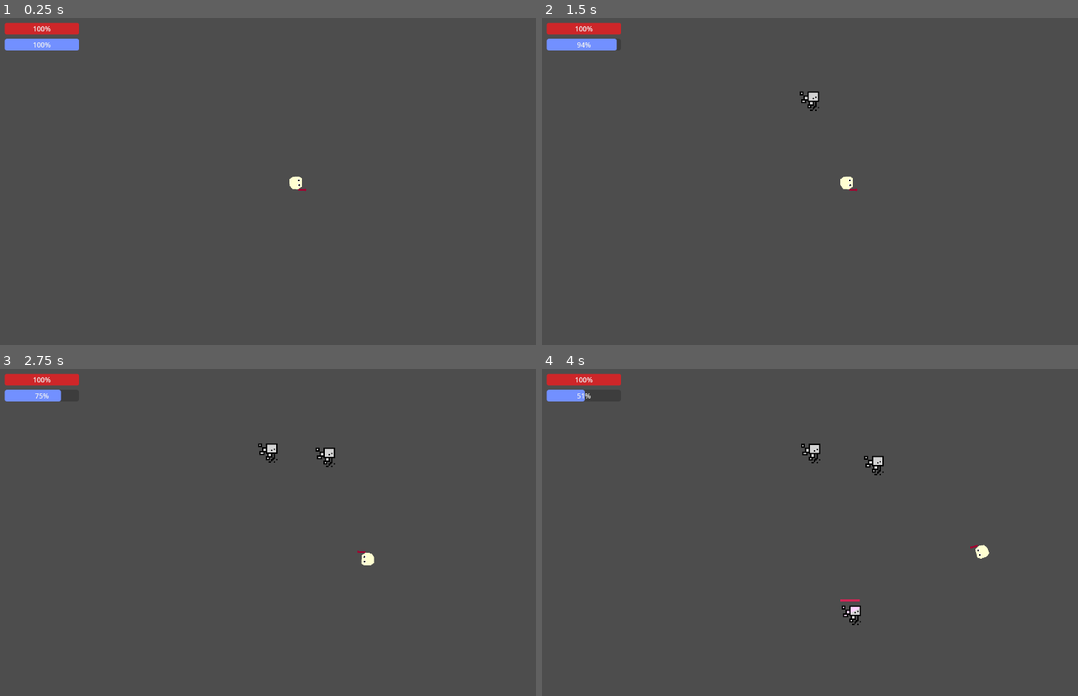
Above: before the commit, frames 1-4 (two rows, left to right).
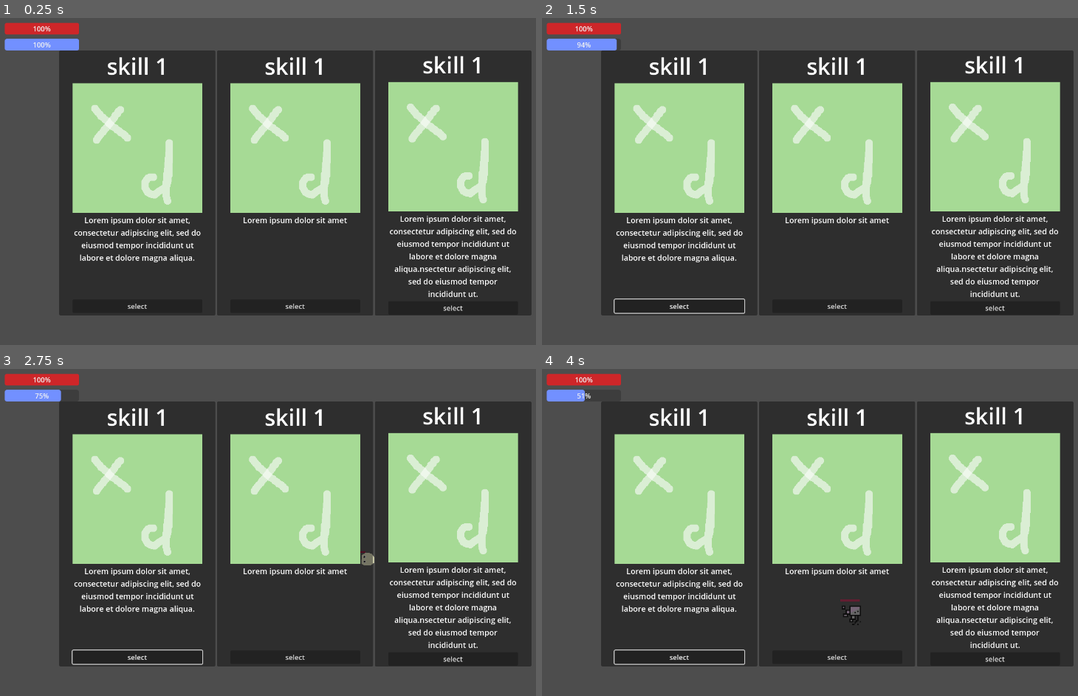
Above: after the commit, the same moments.

Repository: mncc8337/blashout
Game: Godot game, scene res://scenes/main.tscn
Two runs of this game, one before a commit and one after it. Both use one fixed random seed, a clock stepped at 60 frames per second and the inputs below.
Inputs (mouse positions are in pixels of both pictures, inside the frame that each line leads up to):
- Up to frame 1 (0.25 s): no input
- Up to frame 2 (1.5 s): click (681, 305) at 0.5 s, where only the run after the commit has a clickable "select"; move the mouse to (965, 165) at 1.27 s; hold D (right) from 1.28 s (still down); hold Shift (run) from 1.28 s (still down)
- Up to frame 3 (2.75 s): move the mouse to (176, 552) at 2.02 s; release D (right) at 2.03 s; release Shift (run) at 2.03 s; hold S (down) from 2.03 s (still down); tap Shift (run) at 2.1 s
- Up to frame 4 (4 s): move the mouse to (895, 460) at 2.77 s; release S (down) at 2.78 s; hold D (right) 2.78-3.53 s; hold Shift (run) 2.78-3.53 s; move the mouse to (810, 601) at 3.52 s; hold W (up) from 3.53 s (still down); tap Shift (run) at 3.6 s

The runs differ from the first frame. In frame 1, 70% of the frame differs, in the area x 11-100%, y 9-91%; in frame 2, 70%; in frame 3, 70%; in frame 4, 70%.

Commit message:
skill panel fix

Diff:
--- a/scenes/main.tscn
+++ b/scenes/main.tscn
@@ -43,7 +43,7 @@
 font_size = 52
 
 [sub_resource type="LabelSettings" id="LabelSettings_uawwg"]
-font_size = 24
+font_size = 18
 
 [node name="main" type="Node2D"]
 script = ExtResource("1_s6gpx")
@@ -135,7 +135,6 @@
 text = "pls let me try again"
 
 [node name="skill_board" type="CanvasLayer" parent="."]
-visible = false
 
 [node name="HBoxContainer" type="HBoxContainer" parent="skill_board"]
 anchors_preset = -1
@@ -152,11 +151,16 @@
 
 [node name="VBoxContainer" type="VBoxContainer" parent="skill_board/HBoxContainer/Panel"]
 layout_mode = 1
-anchors_preset = 15
-anchor_right = 1.0
+anchors_preset = 13
+anchor_left = 0.5
+anchor_right = 0.5
 anchor_bottom = 1.0
-grow_horizontal = 2
-grow_vertical = 2
+offset_left = -150.0
+offset_right = 150.0
+offset_bottom = -6.0
+grow_horizontal = 2
+grow_vertical = 2
+alignment = 1
 
 [node name="Label" type="Label" parent="skill_board/HBoxContainer/Panel/VBoxContainer"]
 layout_mode = 2
@@ -178,17 +182,27 @@
 vertical_alignment = 1
 autowrap_mode = 3
 
+[node name="Button" type="Button" parent="skill_board/HBoxContainer/Panel/VBoxContainer"]
+layout_mode = 2
+size_flags_vertical = 10
+text = "select"
+
 [node name="Panel2" type="Panel" parent="skill_board/HBoxContainer"]
 layout_mode = 2
 size_flags_horizontal = 3
 
 [node name="VBoxContainer" type="VBoxContainer" parent="skill_board/HBoxContainer/Panel2"]
 layout_mode = 1
-anchors_preset = 15
-anchor_right = 1.0
+anchors_preset = 13
+anchor_left = 0.5
+anchor_right = 0.5
 anchor_bottom = 1.0
-grow_horizontal = 2
-grow_vertical = 2
+offset_left = -150.0
+offset_right = 150.0
+offset_bottom = -6.0
+grow_horizontal = 2
+grow_vertical = 2
+alignment = 1
 
 [node name="Label" type="Label" parent="skill_board/HBoxContainer/Panel2/VBoxContainer"]
 layout_mode = 2
@@ -204,11 +218,16 @@
 
 [node name="Label2" type="Label" parent="skill_board/HBoxContainer/Panel2/VBoxContainer"]
 layout_mode = 2
-text = "Lorem ipsum dolor sit amet, consectetur adipiscing elit, sed do eiusmod tempor incididunt ut labore et dolore magna aliqua."
+text = "Lorem ipsum dolor sit amet"
 label_settings = SubResource("LabelSettings_uawwg")
 horizontal_alignment = 1
 vertical_alignment = 1
 autowrap_mode = 3
+
+[node name="Button" type="Button" parent="skill_board/HBoxContainer/Panel2/VBoxContainer"]
+layout_mode = 2
+size_flags_vertical = 10
+text = "select"
 
 [node name="Panel3" type="Panel" parent="skill_board/HBoxContainer"]
 layout_mode = 2
@@ -216,11 +235,16 @@
 
 [node name="VBoxContainer" type="VBoxContainer" parent="skill_board/HBoxContainer/Panel3"]
 layout_mode = 1
-anchors_preset = 15
-anchor_right = 1.0
+anchors_preset = 13
+anchor_left = 0.5
+anchor_right = 0.5
 anchor_bottom = 1.0
-grow_horizontal = 2
-grow_vertical = 2
+offset_left = -150.0
+offset_right = 150.0
+offset_bottom = -6.0
+grow_horizontal = 2
+grow_vertical = 2
+alignment = 1
 
 [node name="Label" type="Label" parent="skill_board/HBoxContainer/Panel3/VBoxContainer"]
 layout_mode = 2
@@ -236,11 +260,16 @@
 
 [node name="Label2" type="Label" parent="skill_board/HBoxContainer/Panel3/VBoxContainer"]
 layout_mode = 2
-text = "Lorem ipsum dolor sit amet, consectetur adipiscing elit, sed do eiusmod tempor incididunt ut labore et dolore magna aliqua."
+text = "Lorem ipsum dolor sit amet, consectetur adipiscing elit, sed do eiusmod tempor incididunt ut labore et dolore magna aliqua.nsectetur adipiscing elit, sed do eiusmod tempor incididunt ut."
 label_settings = SubResource("LabelSettings_uawwg")
 horizontal_alignment = 1
 vertical_alignment = 1
 autowrap_mode = 3
+
+[node name="Button" type="Button" parent="skill_board/HBoxContainer/Panel3/VBoxContainer"]
+layout_mode = 2
+size_flags_vertical = 10
+text = "select"
 
 [node name="foe_spawn_timer" type="Timer" parent="."]
 autostart = true
